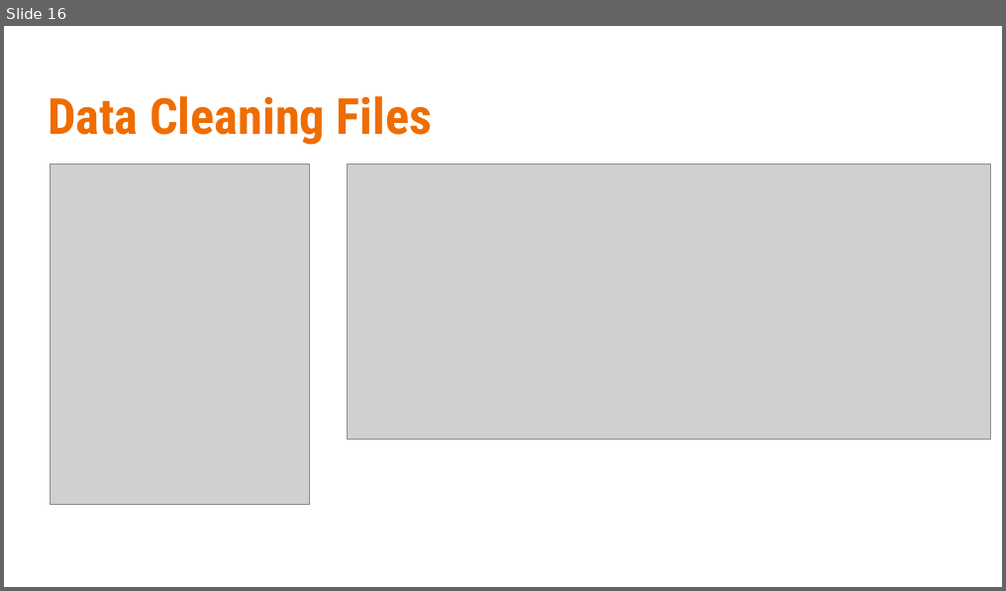
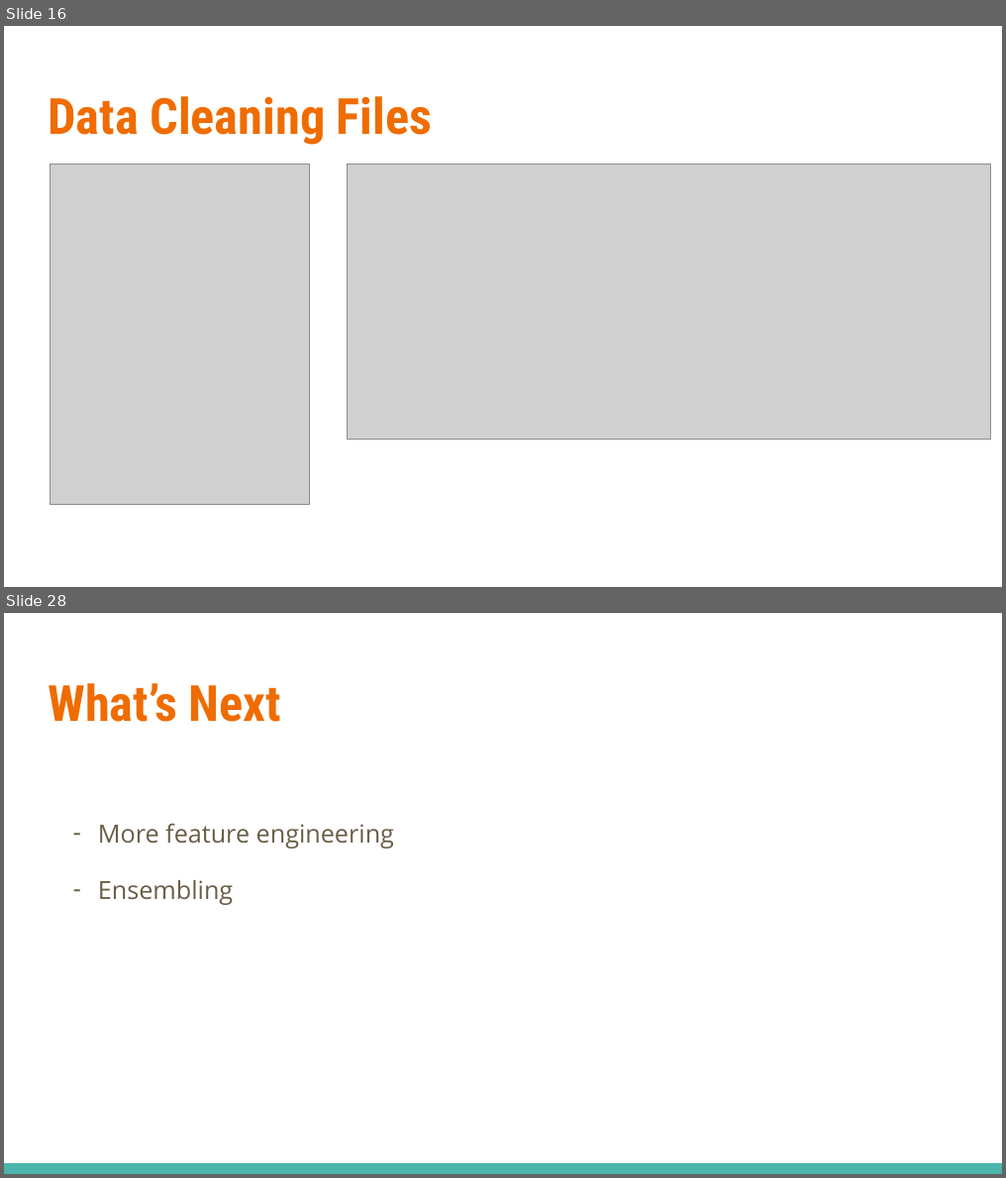
Before and after one commit to bluegrapes/DAT8Coursework, a slide deck: project2/What’s Cooking.pptx. Shown one above the other, each under a label of ours: slide 16 before the commit, slides 16 and 28 after it; the slides between them are not shown. The pictures are 1006x591 and 1006x1178 pixels, drawn with LibreOffice and Linux fonts; fonts in the diff are those of the drawing; grey boxes stand for pictures. Boxes give left, top, right and bottom in pixels: in the first picture for what was removed or moved away, otherwise in the second. Text is boxed around its words. In the diff, an @@ line names an element or a change of style, - is before the commit and + after.

```diff
--- a/project2/What’s Cooking.pptx
+++ b/project2/What’s Cooking.pptx
@@ slide 28 added at (x1=4, y1=613, x2=1002, y2=1174), background #FFFFFF @@
@@ title added at (x1=48, y1=683, x2=281, y2=722), 36 pt, text #EF6C00, bold @@
+What’s Next
@@ text added at (x1=98, y1=823, x2=394, y2=905), 18 pt, text #695D46 @@
+– More feature engineering
+– Ensembling
@@ rectangle added at (x1=4, y1=1163, x2=1002, y2=1174), fill #4DB6AC @@
```
Also in this commit, not shown: 24 slides changed, 2 other slides added, 10 slides removed, 1 other file.
